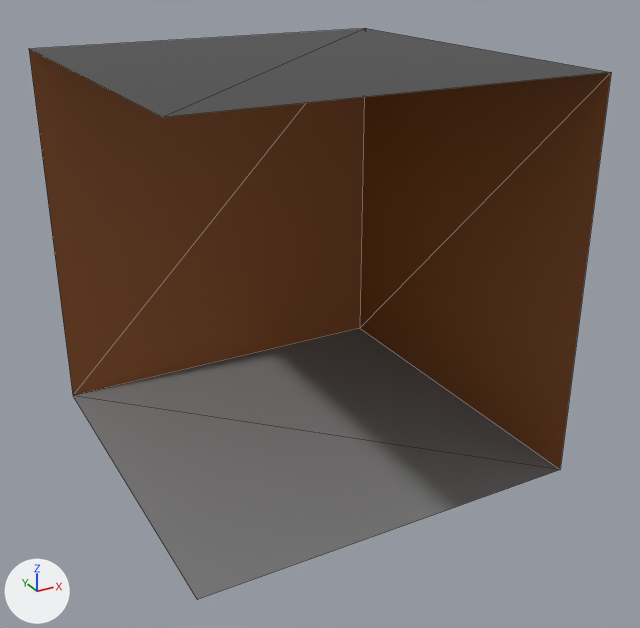
Renders of the glTF model ressources/models/wall_3.glb from each side of a commit.
The view is the same before and after, from a 50 mm camera at (-2.93, -5.7, 3.86) aimed at (0.08, -0.23, 1.13). Lighting does not change. The marker at lower left points along +X, +Y and +Z. Mesh edges are drawn as thin lines. Vertices at the same position are counted once.
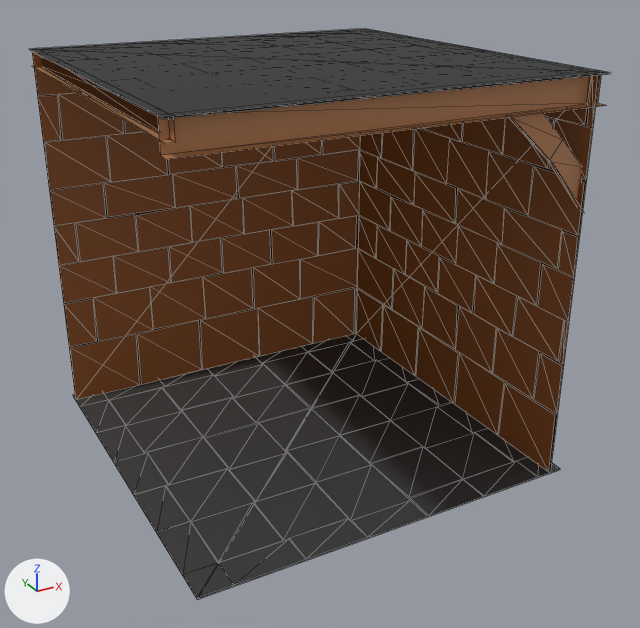
Commit message: Wall models

Where the change shows, as pixel boxes [x1, y1, x2, y2] in the pictures (640 x 628 px):
'Cube', reshaped: before [29, 28, 611, 599]; after [30, 28, 610, 599]
part 1 of me_cube, added: after [30, 50, 608, 598]

The change in detail:
me_cube is used by ob_cube; location (0.0, 0.0, 0.0).
me_cube had 8 vertices, 8 faces and spanned x -1.5..1.5, y -1.5..1.5, z 0.0..3.0.
me_cube now has 793 vertices, 418 faces and spans x -1.5..1.5, y -1.5..1.5, z 0.0..3.0.
me_cube part 1: 785 vertices added at x -1.5..1.5, y -1.5..1.5, z 0.0..3.0.
